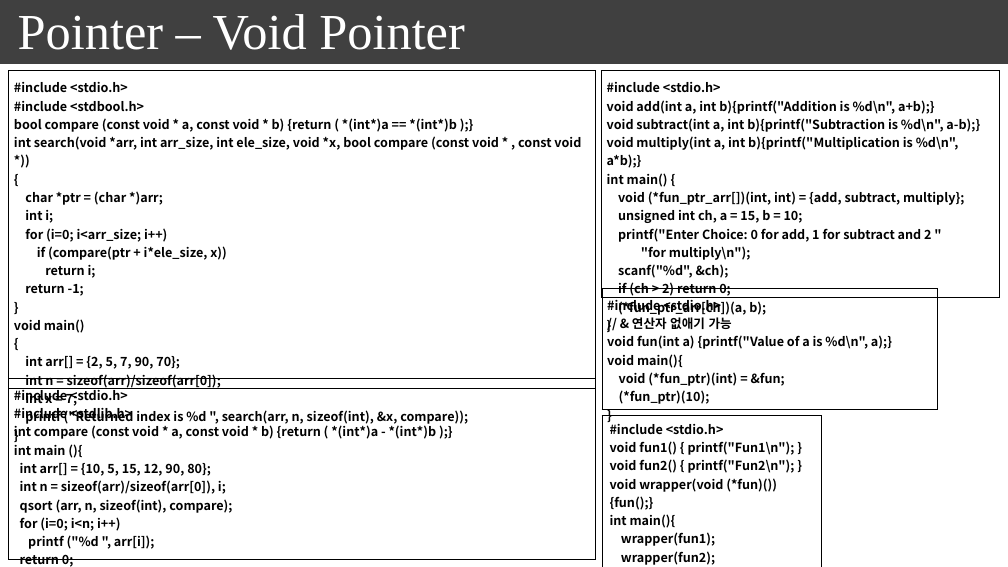
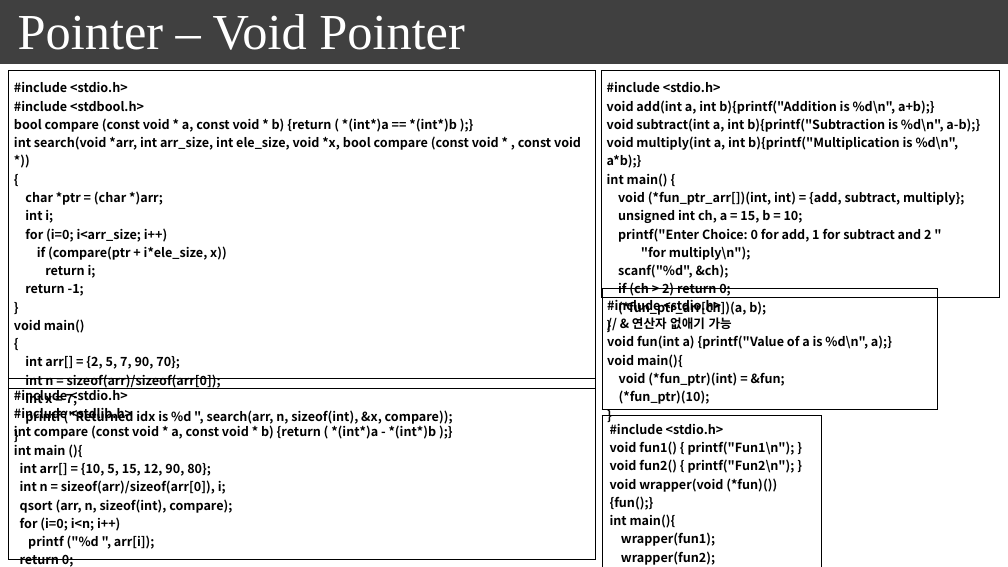
Before and after one commit to seonghokim/Study, a slide deck: slide 45 of everything in c.pptx (slide 43 before the commit). Drawn at 1008x567 pixels with LibreOffice and Linux fonts; fonts in the diff are those of the drawing. Boxes give left, top, right and bottom in pixels: in the first picture for what was removed or moved away, otherwise in the second. Text is boxed around its words. In the diff, an @@ line names an element or a change of style, - is before the commit and + after.

```diff
--- a/everything in c.pptx
+++ b/everything in c.pptx
@@ table at <box>9,71,596,553</box> @@
@@ row 1, column 1: "#include <stdio.h> / #include <stdbool.h> / bool compare (const void * a, const void * b) {return ( *(int*)a == *(int*)b );} / int search(void *arr, int arr_size, int ele_size, void *x, bool compare (const void * , const void *)) / { / char *ptr = (char *)arr; / int i; / for (i=0; i<arr_size; i++) / if (compare(ptr + i*ele_size, x)) / return i; / return -1; / } / void main() / { / int arr[] = {2, 5, 7, 90, 70}; / int n = sizeof(arr)/sizeof(arr[0]); / int x = 7; / printf ("Returned index is %d ", search(arr, n, sizeof(int), &x, compare)); / }" to "#include <stdio.h> / #include <stdbool.h> / bool compare (const void * a, const void * b) {return ( *(int*)a == *(int*)b );} / int search(void *arr, int arr_size, int ele_size, void *x, bool compare (const void * , const void *)) / { / char *ptr = (char *)arr; / int i; / for (i=0; i<arr_size; i++) / if (compare(ptr + i*ele_size, x)) / return i; / return -1; / } / void main() / { / int arr[] = {2, 5, 7, 90, 70}; / int n = sizeof(arr)/sizeof(arr[0]); / int x = 7; / printf ("Returned idx is %d ", search(arr, n, sizeof(int), &x, compare)); / }" @@
```
Also in this commit, not shown: 13 other slides changed, 5 slides added.
